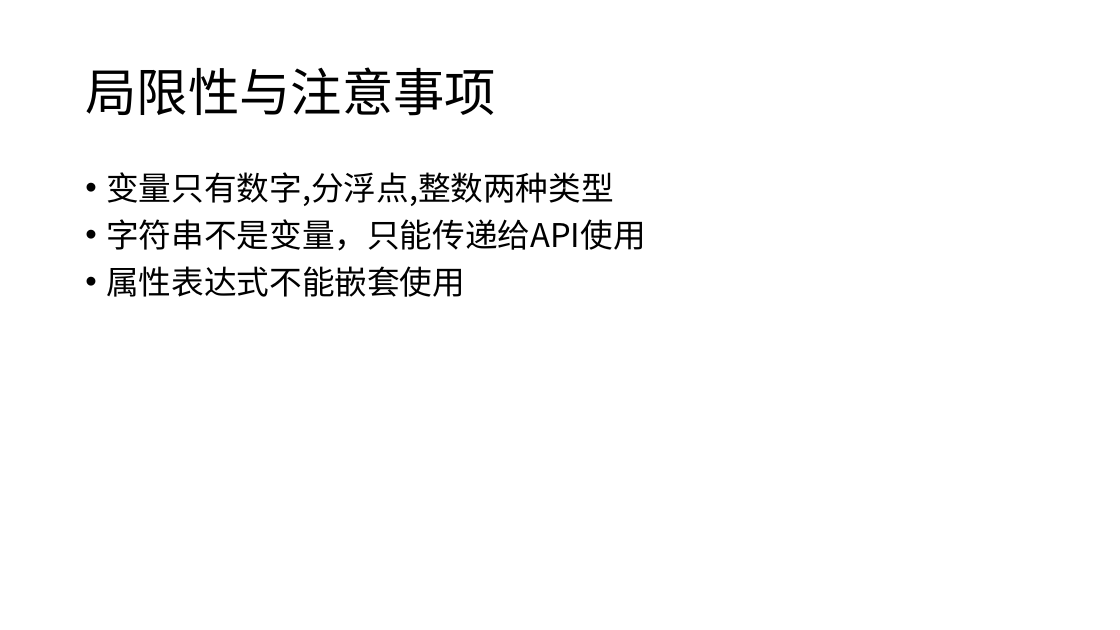
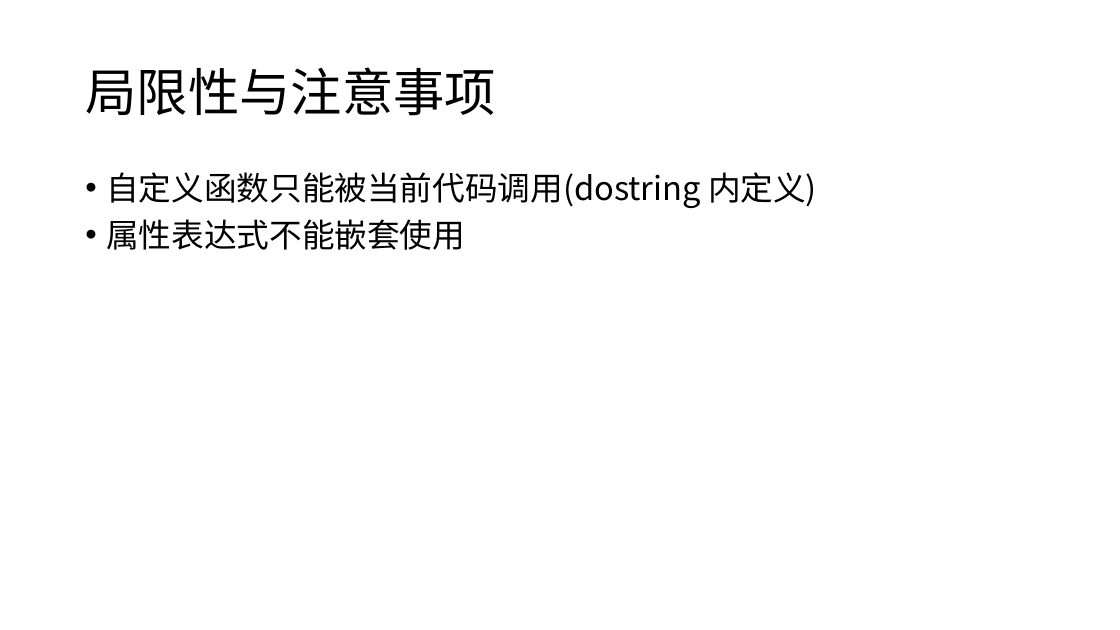
Before and after one commit to panguojun/.PHG., a slide deck: slide 18 of PHG语法手册.pptx. Drawn at 1120x630 pixels with LibreOffice and Linux fonts; fonts in the diff are those of the drawing. Boxes give left, top, right and bottom in pixels: in the first picture for what was removed or moved away, otherwise in the second. Text is boxed around its words. In the diff, an @@ line names an element or a change of style, - is before the commit and + after.

```diff
--- a/PHG语法手册.pptx
+++ b/PHG语法手册.pptx
@@ text at bbox=[106, 172, 817, 208]: text changed @@
-• 变量只有数字,分浮点,整数两种类型
-• 字符串不是变量，只能传递给API使用
+• 自定义函数只能被当前代码调用(dostring 内定义)
```
Also in this commit, not shown: 2 other slides changed, 7 other files.
